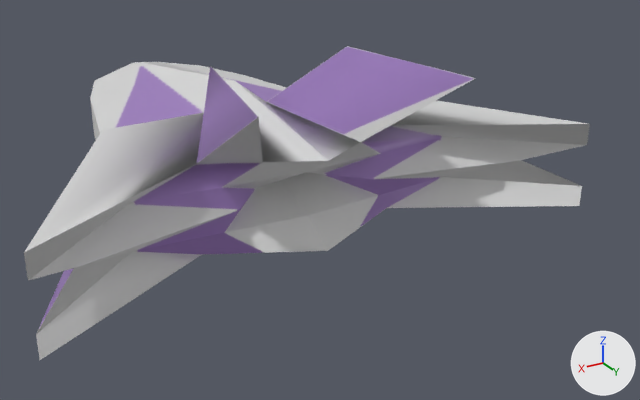
One commit to the OBJ model Resources/plot.obj: the scene before it, then after it.
Before and after are seen from a 50 mm lens placed at (1.65, 3.46, 1.38), pointed at (-0.34, 0.14, -0.28). Lighting does not change. The marker at lower right points along +X, +Y and +Z. Where no turn or scale is listed for an object, it has been applied to the vertices.
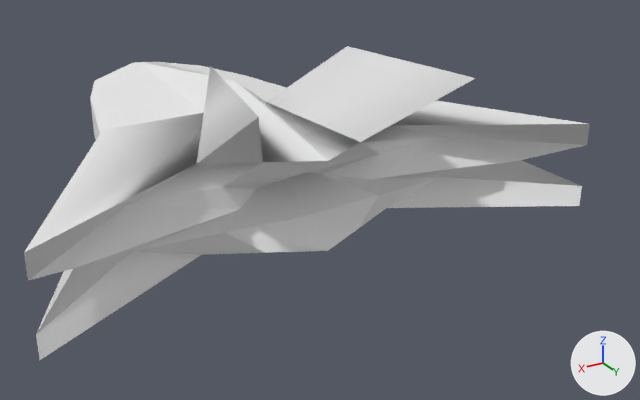
The newer file is also rescaled (x0.307) as a whole; pictures and numbers use the older file's frame.

Location of each change, [x1, y1, x2, y2] in pixels of the pictures (640 x 400 px):
'Cube', recoloured
    both: [24, 46, 589, 360]

Patch to the scene script:
```diff
--- a/Resources/plot.obj.py
+++ b/Resources/plot.obj.py
@@ mat_material_001 @@
+mat_material_001 = principled_material('Material.001')
+mat_material_001.base_color = (0.8, 0.8, 0.8)  # white #e7e7e7
+mat_material_001.roughness = 1.0
@@ me_cube @@
 me_cube.from_pydata(...)  # 86 vertices, 88 faces; spans x -1.19..1.19, y -1.57..1.07, z -0.31..0.52
-me_cube.materials.append(mat_material)  # picture img_plot_png
+me_cube.materials.append(mat_material_001)  # white #e7e7e7
```
